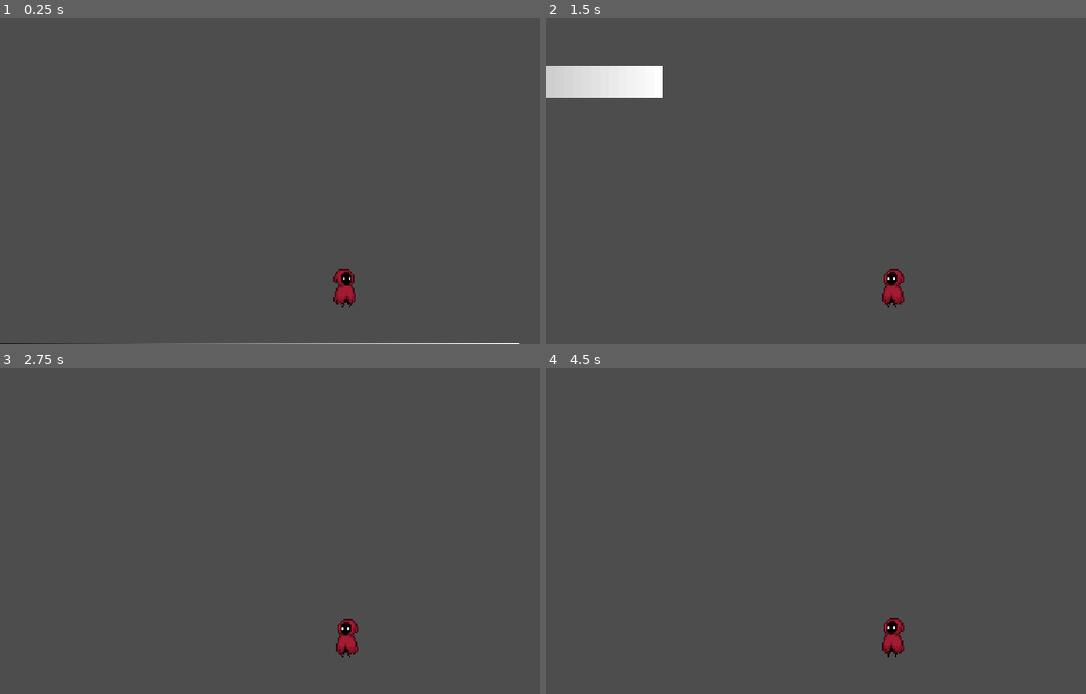
Above: before the commit, frames 1-4 (two rows, left to right).
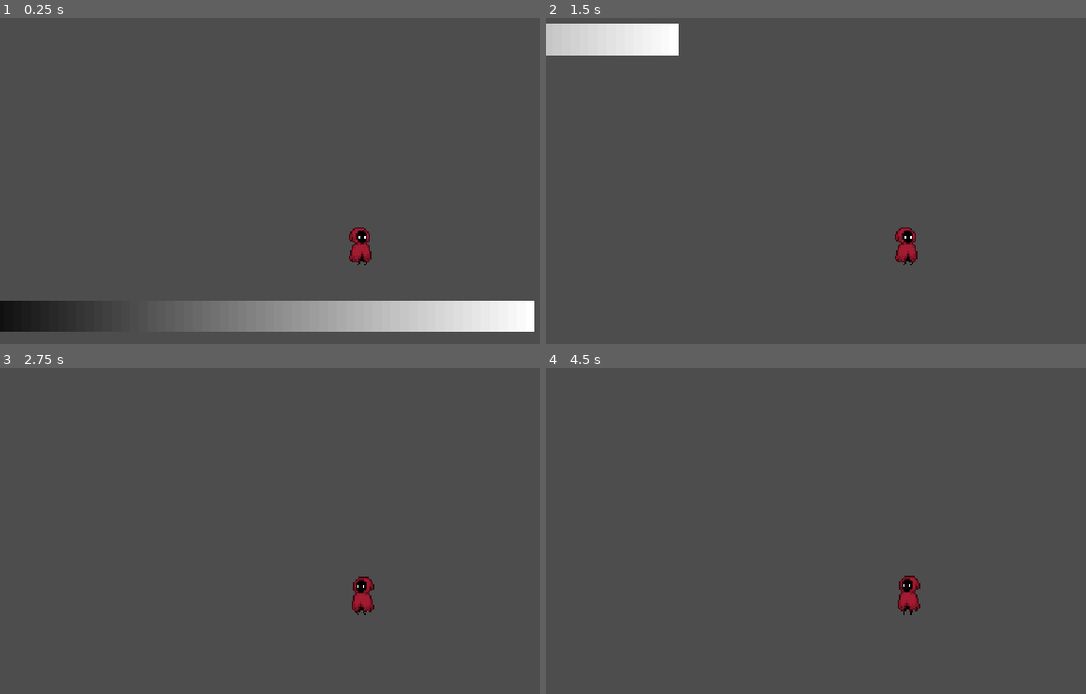
Above: after the commit, the same moments.

Repository: leviyatan/tasohyppely
Game: Godot game, scene res://Scenes/world.tscn
The game is run twice, just before and just after one commit, with the same random seed, the same clock (stepped at 60 frames per second) and the same inputs.
Inputs:
- Up to frame 1 (0.25 s): no input
- Up to frame 2 (1.5 s): tap Enter (ui_accept) at 0.5, 0.77 s; hold Right (ui_right) from 0.53 s (still down)
- Up to frame 3 (2.75 s): tap Enter (ui_accept) at 1.52 s; release Right (ui_right) at 2.03 s; hold Left (ui_left) from 2.03 s (still down)
- Up to frame 4 (4.5 s): release Left (ui_left) at 2.78 s; hold Right (ui_right) 2.78-4.28 s; tap Enter (ui_accept) at 3.02, 3.77, 4.25 s; hold Left (ui_left) from 4.28 s (still down)

The runs differ from the first frame. In frame 1, 8.4% of the frame differs, in the area x 0-99%, y 64-100%; in frame 2, 5.3%; in frame 3, 0.8%; in frame 4, 0.8%.

Commit message:
direction change working

Diff:
--- a/Scenes/player.tscn
+++ b/Scenes/player.tscn
@@ -101,5 +101,5 @@
 shape = SubResource("RectangleShape2D_b41dt")
 
 [node name="Camera2D" type="Camera2D" parent="."]
-position = Vector2(11, -118)
+position = Vector2(0, -88)
 zoom = Vector2(0.5, 0.5)
--- a/Scripts/player.gd
+++ b/Scripts/player.gd
@@ -19,8 +19,9 @@
 	var direction := Input.get_axis("ui_left", "ui_right")
 	if direction:
 		velocity.x = direction * SPEED
+		$AnimatedSprite2D.flip_h = (direction == -1)
 	else:
 		velocity.x = move_toward(velocity.x, 0, SPEED)
-	$AnimatedSprite2D.flip_h = direction
+
 
 	move_and_slide()
Not shown: 2 places in Scenes/world.tscn that only renumber resources
